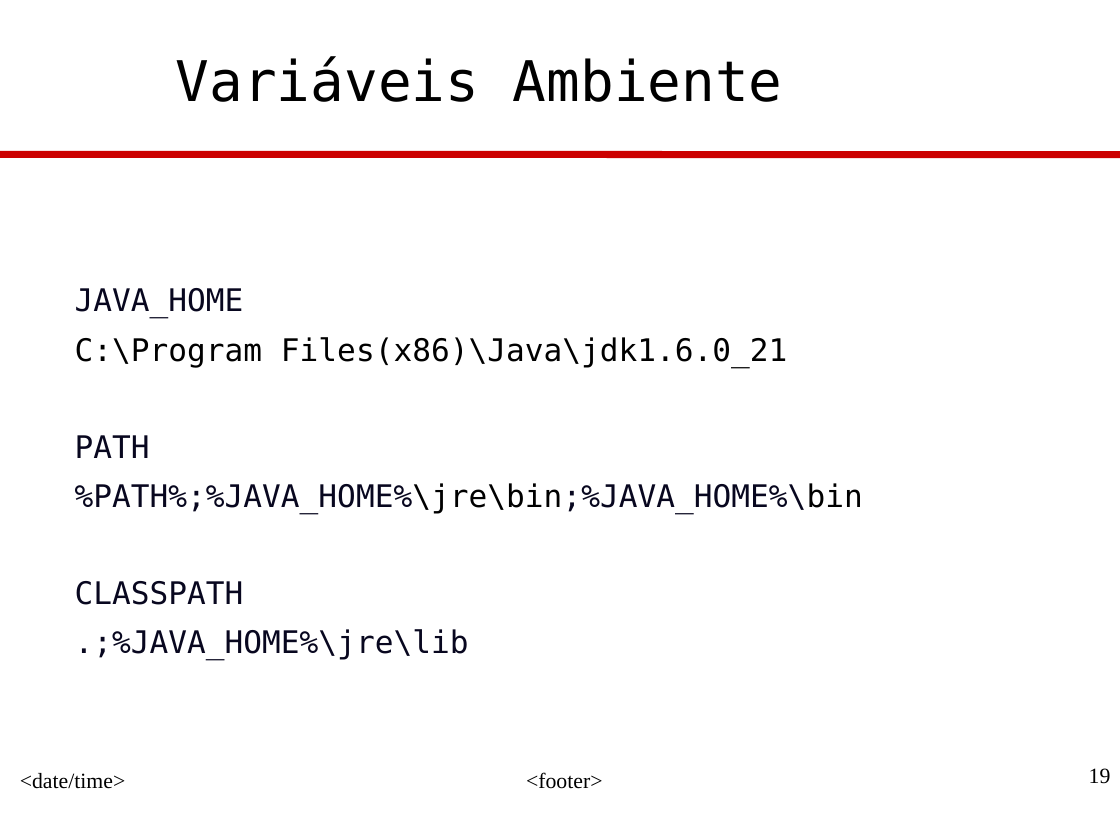
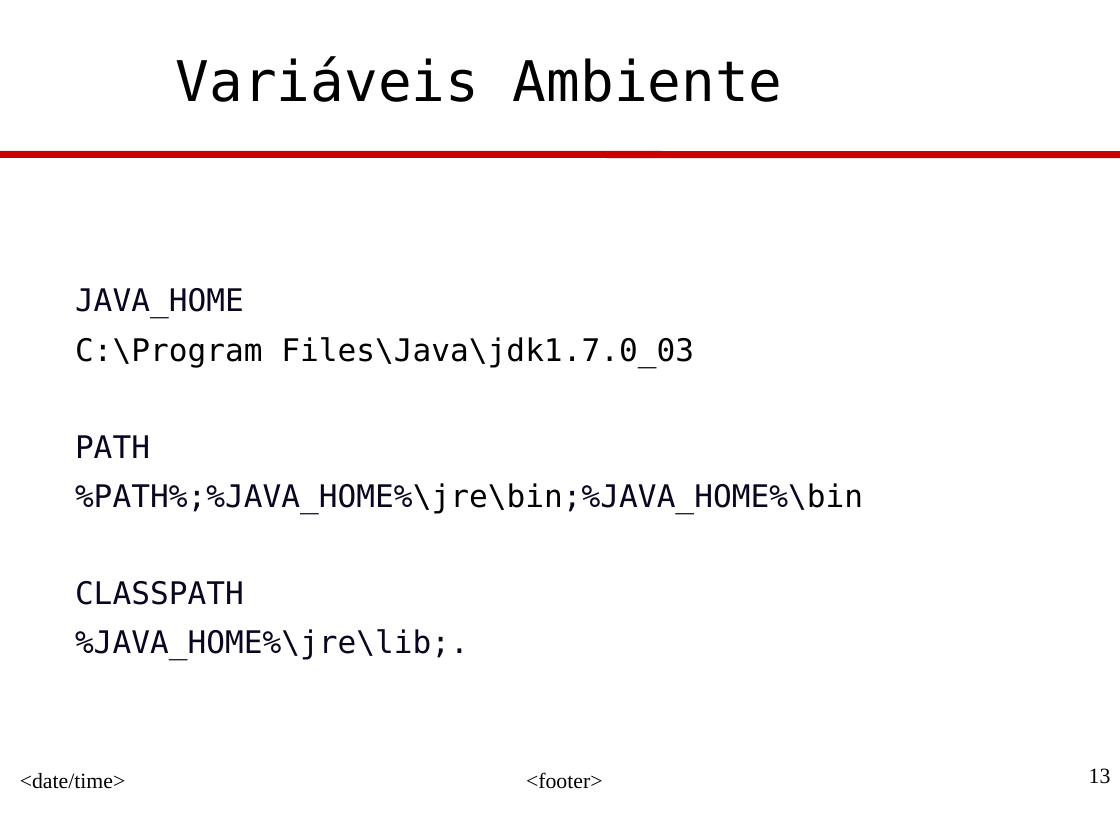
Before and after one commit to eaoliveira/DSJ-N1602, a slide deck: slide 13 of Professor/src/introducao/JavaProg-1-Introducao.ppt (slide 19 before the commit). Drawn at 1120x840 pixels with LibreOffice and Linux fonts; fonts in the diff are those of the drawing; background and template pictures are left out. Boxes give left, top, right and bottom in pixels: in the first picture for what was removed or moved away, otherwise in the second. Text is boxed around its words. In the diff, an @@ line names an element or a change of style, - is before the commit and + after.

```diff
--- a/Professor/src/introducao/JavaProg-1-Introducao.ppt
+++ b/Professor/src/introducao/JavaProg-1-Introducao.ppt
@@ text at [75, 337, 694, 368]: text changed @@
-C:\Program Files(x86)\Java\jdk1.6.0_21
+C:\Program Files\Java\jdk1.7.0_03
@@ text at [75, 629, 469, 659]: text changed @@
-.;%JAVA_HOME%\jre\lib
+%JAVA_HOME%\jre\lib;.
@@ page number at [1089, 768, 1111, 784]: text changed @@
-19
+13
```
Also in this commit, not shown: 11 other slides changed, 8 slides added, 17 slides removed.
